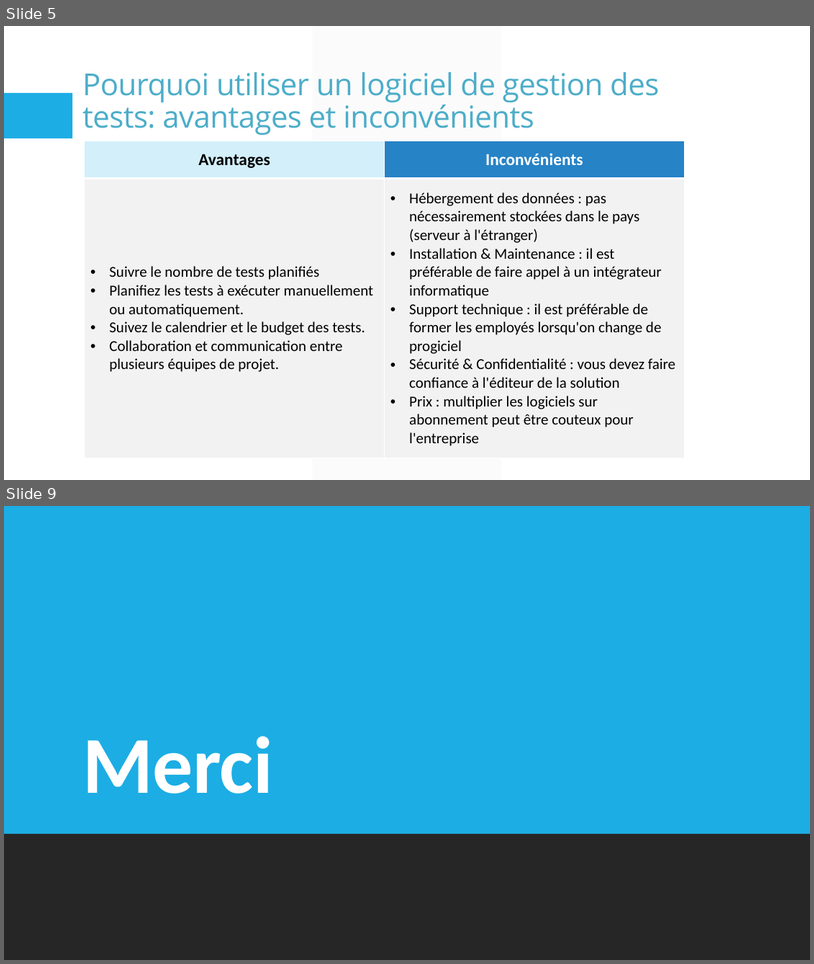
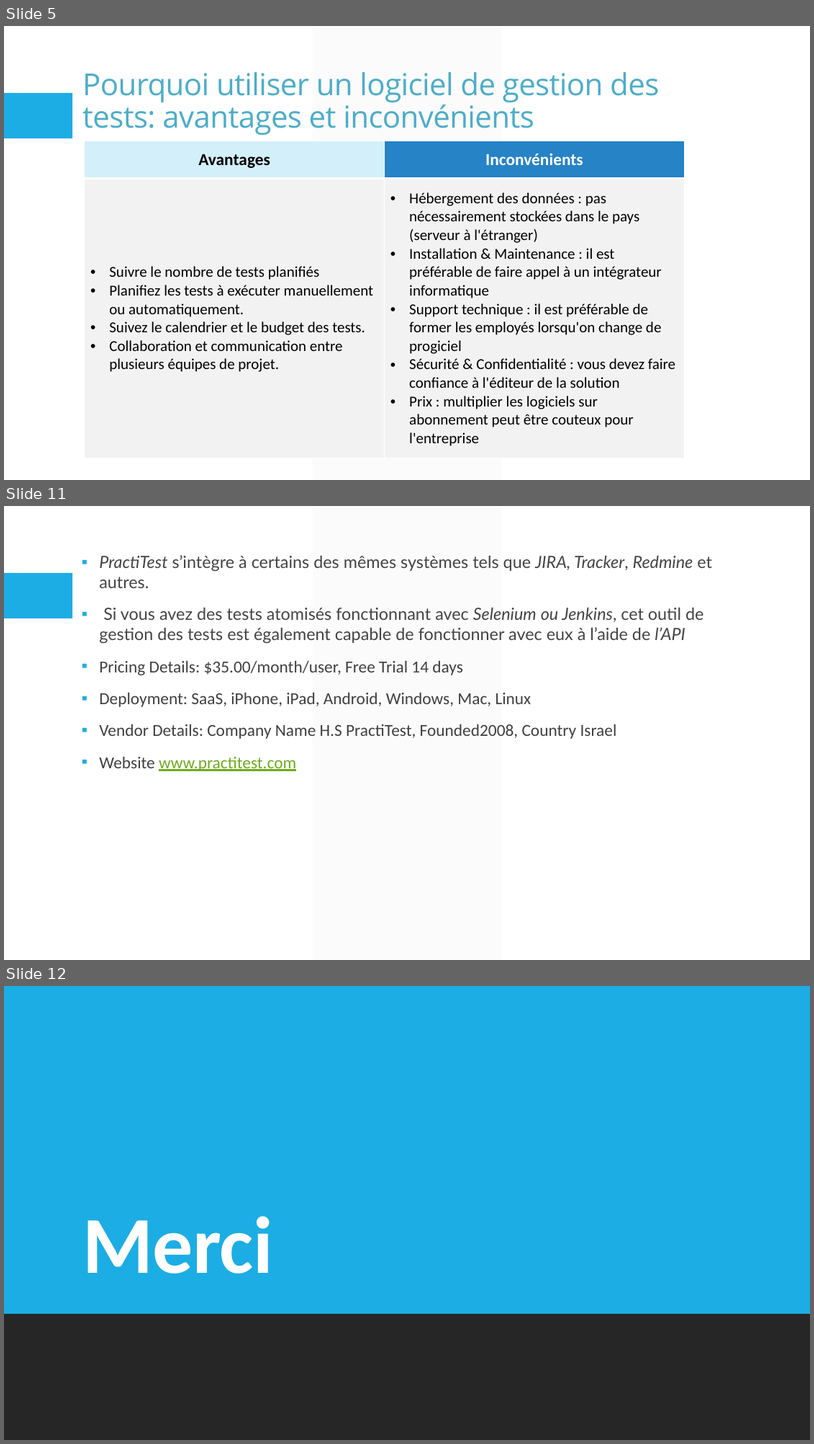
Before and after one commit to ines1900/Act-3.17, a slide deck: Les outils de gestion des tests.pptx. Shown one above the other, each under a label of ours: slides 5 and 9 before the commit, slides 5, 11 and 12 after it; the slides between them are not shown. The pictures are 814x964 and 814x1444 pixels, drawn with LibreOffice and Linux fonts; fonts in the diff are those of the drawing. Boxes give left, top, right and bottom in pixels: in the first picture for what was removed or moved away, otherwise in the second. Text is boxed around its words. In the diff, an @@ line names an element or a change of style, - is before the commit and + after.

```diff
--- a/Les outils de gestion des tests.pptx
+++ b/Les outils de gestion des tests.pptx
@@ slide 11 added at [4, 506, 810, 960], background #FFFFFF; not listed: 2 template elements that a slide beside it also shows @@
@@ text added at [99, 555, 712, 771], 20 pt, text #444444 @@
+▪ PractiTest s’intègre à certains des mêmes systèmes tels que JIRA, Tracker, Redmine et autres.
+▪ Si vous avez des tests atomisés fonctionnant avec Selenium ou Jenkins, cet outil de gestion des tests est également capable de fonctionner avec eux à l’aide de l’API
+▪ Pricing Details: $35.00/month/user, Free Trial 14 days
+▪ Deployment: SaaS, iPhone, iPad, Android, Windows, Mac, Linux
+▪ Vendor Details: Company Name H.S PractiTest, Founded2008, Country Israel
+▪ Website www.practitest.com
@@ what was slide 9 is now slide 12 @@
```
Also in this commit, not shown: 2 slides changed, 3 other slides added, 1 slide removed.
